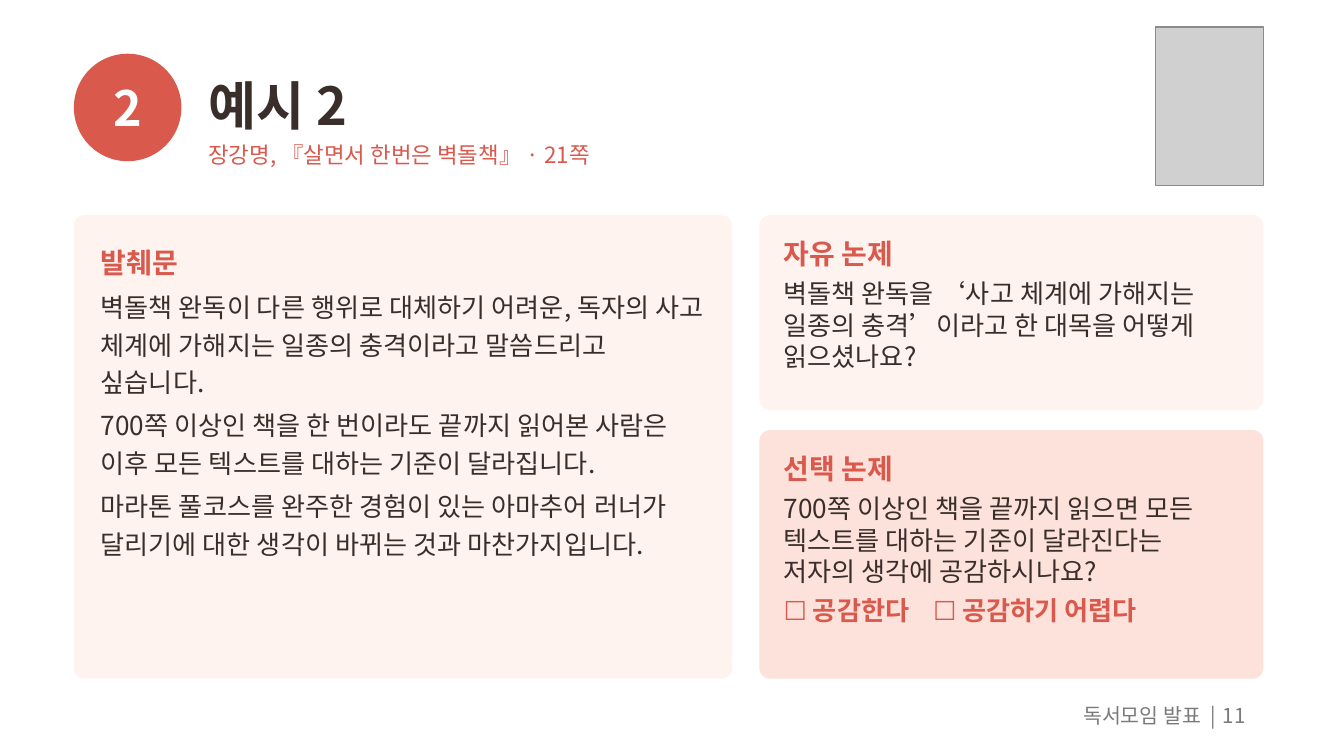
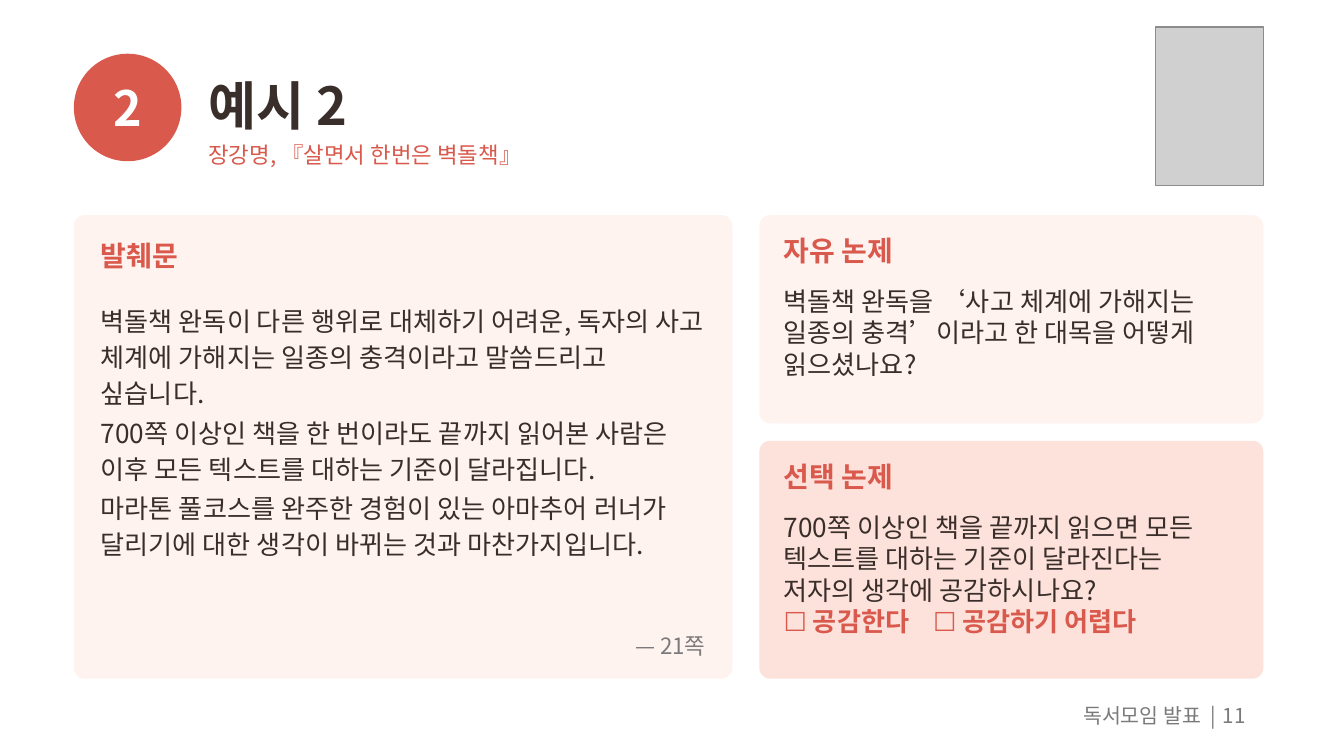
Before and after one commit to outis-books/bookclub, a slide deck: slide 11 of question-reading/question-reading.pptx. Drawn at 1344x756 pixels with LibreOffice and Linux fonts; fonts in the diff are those of the drawing; grey boxes stand for pictures. Boxes give left, top, right and bottom in pixels: in the first picture for what was removed or moved away, otherwise in the second. Text is boxed around its words. In the diff, an @@ line names an element or a change of style, - is before the commit and + after.

```diff
--- a/question-reading/question-reading.pptx
+++ b/question-reading/question-reading.pptx
@@ text at bbox=[208, 144, 521, 167]: text changed @@
-장강명, 『살면서 한번은 벽돌책』 · 21쪽
+장강명, 『살면서 한번은 벽돌책』
@@ text "발췌문" at bbox=[101, 242, 703, 556]: line spacing 1.2 to 1.15; less space between paragraphs @@
@@ rounded rectangle at bbox=[759, 215, 1263, 423]: proportions changed @@
@@ rounded rectangle: place and size @@
-rounded rectangle at bbox=[759, 215, 1263, 410]
+rounded rectangle at bbox=[759, 215, 1263, 423]
@@ text "자유 논제" at bbox=[784, 237, 1194, 376]: less space between paragraphs @@
@@ rounded rectangle: place and size @@
-rounded rectangle at bbox=[759, 430, 1263, 679]
+rounded rectangle at bbox=[759, 441, 1263, 679]
@@ rounded rectangle at bbox=[759, 441, 1263, 679]: proportions changed @@
@@ text "선택 논제": place and size @@
-text "선택 논제" at bbox=[784, 455, 1194, 623]
+text "선택 논제" at bbox=[784, 463, 1194, 634]
@@ text "선택 논제" at bbox=[784, 463, 1194, 634]: less space between paragraphs @@
@@ text added at bbox=[660, 636, 705, 656], 12 pt, text #7A7A7A @@
+— 21쪽
```
Also in this commit, not shown: 10 other slides changed, 1 slide added, 15 other files.
